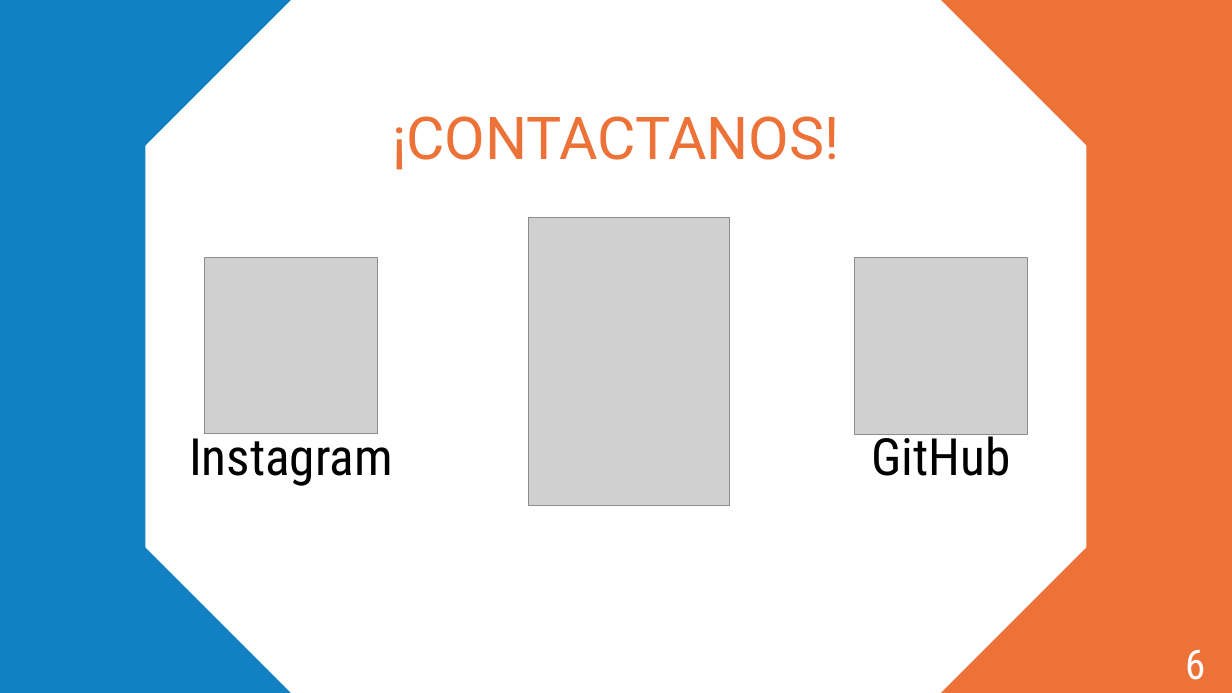
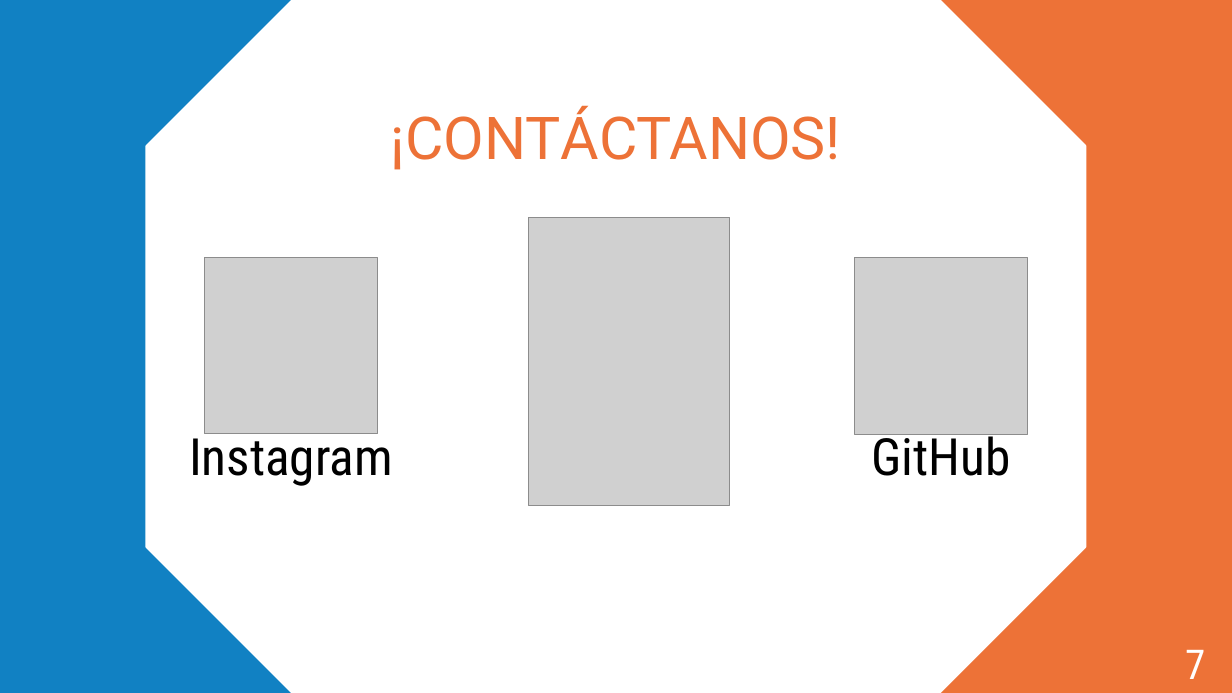
Before and after one commit to misaelcuentuauwu-source/RBE, a slide deck: slide 7 of documentacion/RBE.pptx (slide 6 before the commit). Drawn at 1232x693 pixels with LibreOffice and Linux fonts; fonts in the diff are those of the drawing; grey boxes stand for pictures. Boxes give left, top, right and bottom in pixels: in the first picture for what was removed or moved away, otherwise in the second. Text is boxed around its words. In the diff, an @@ line names an element or a change of style, - is before the commit and + after.

```diff
--- a/documentacion/RBE.pptx
+++ b/documentacion/RBE.pptx
@@ text at (x1=391, y1=105, x2=841, y2=170): text changed @@
-¡CONTACTANOS!
+¡CONTÁCTANOS!
@@ text at (x1=1185, y1=650, x2=1205, y2=679): text changed @@
-6
+7
```
Also in this commit, not shown: 2 other slides changed, 2 slides added, 1 slide removed.
